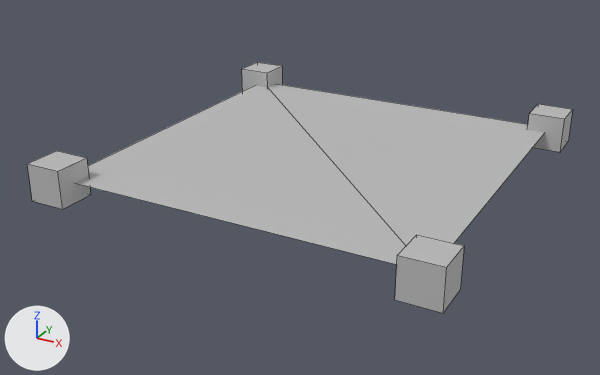
The FBX model Importer/FbxDemoBase/Plane1__Blend2__Joint5.fbx: old version first, new version second.
Before and after are seen from a camera (50 mm lens) standing at (0.0196, -0.0384, 0.0167) and looking at (-0.0008, -0.0013, -0.0018). Lighting does not change. The marker at lower left points along +X, +Y and +Z. Mesh edges are drawn as thin lines. Where no turn or scale is listed for an object, it has been applied to the vertices.

The scene before the commit, as lines of its bpy script (objects in view):
```python
me_mesh = bpy.data.meshes.new('Mesh')
me_mesh.from_pydata([(-0.01, -0.01, 0.0), (0.01, -0.01, 0.0), (-0.01, 0.01, 0.0), (0.01, 0.01, 0.0)], [], [(0, 1, 2), (2, 1, 3)])
me_mesh.materials.append(mat_lambert1)  # grey #bcbcbc
me_mesh_001 = bpy.data.meshes.new('Mesh.001')
me_mesh_001.from_pydata(...)  # a box spanning x -0.00103..0.00103, y -0.00103..0.00103, z -0.00103..0.00103
me_mesh_001.materials.append(mat_lambert1)  # grey #bcbcbc
me_mesh_002 = bpy.data.meshes.new('Mesh.002')
me_mesh_002.from_pydata(...)  # a box spanning x -0.00103..0.00103, y -0.00103..0.00103, z -0.00103..0.00103
me_mesh_002.materials.append(mat_lambert1)  # grey #bcbcbc
me_mesh_003 = bpy.data.meshes.new('Mesh.003')
me_mesh_003.from_pydata(...)  # a box spanning x -0.00103..0.00103, y -0.00103..0.00103, z -0.00103..0.00103
me_mesh_003.materials.append(mat_lambert1)  # grey #bcbcbc
me_mesh_004 = bpy.data.meshes.new('Mesh.004')
me_mesh_004.from_pydata(...)  # a box spanning x -0.00103..0.00103, y -0.00103..0.00103, z -0.00103..0.00103
me_mesh_004.materials.append(mat_lambert1)  # grey #bcbcbc
ob_ctrl_0 = bpy.data.objects.new('CTRL_0', me_mesh_001)
ob_ctrl_0.location = (-0.01, -0.01, 0.0)
ob_ctrl_1 = bpy.data.objects.new('CTRL_1', me_mesh_002)
ob_ctrl_1.location = (0.01, -0.01, 0.0)
ob_ctrl_2 = bpy.data.objects.new('CTRL_2', me_mesh_003)
ob_ctrl_2.location = (-0.01, 0.01, 0.0)
ob_ctrl_3 = bpy.data.objects.new('CTRL_3', me_mesh_004)
ob_ctrl_3.location = (0.01, 0.01, 0.0)
ob_planemesh = bpy.data.objects.new('PlaneMesh', me_mesh)
ob_planemesh.location = (0.0, 0.0, 0.0)
```
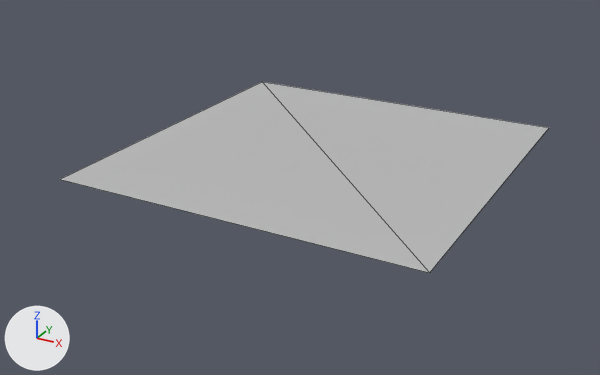
What changed in the scene script:
```text
Remove ob_ctrl_1:
    ob_ctrl_1 = bpy.data.objects.new('CTRL_1', me_mesh_002)
    ob_ctrl_1.location = (0.01, -0.01, 0.0)
Remove ob_ctrl_0:
    ob_ctrl_0 = bpy.data.objects.new('CTRL_0', me_mesh_001)
    ob_ctrl_0.location = (-0.01, -0.01, 0.0)
Remove ob_ctrl_3:
    ob_ctrl_3 = bpy.data.objects.new('CTRL_3', me_mesh_004)
    ob_ctrl_3.location = (0.01, 0.01, 0.0)
Remove ob_ctrl_2:
    ob_ctrl_2 = bpy.data.objects.new('CTRL_2', me_mesh_003)
    ob_ctrl_2.location = (-0.01, 0.01, 0.0)
```

Pixel boxes [x1, y1, x2, y2] of what changed, in the pictures (600 x 375 px):
'CTRL_1', deleted
    before: [395, 235, 464, 313]
'CTRL_0', deleted
    before: [27, 151, 91, 209]
'CTRL_3', deleted
    before: [528, 104, 573, 152]
'CTRL_2', deleted
    before: [242, 62, 282, 91]
